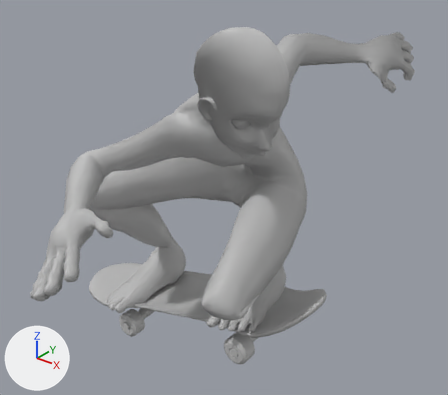
One commit to the FBX model Assets/Models/Character/Animations/NollieHeelflipStepped.fbx: the scene before it, then after it.
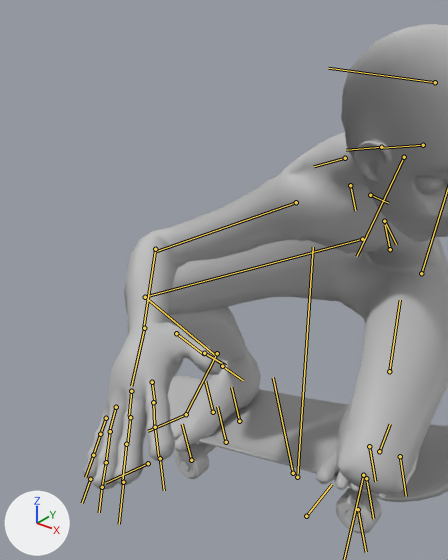
There are two pictures of each version: one whole from a 50 mm lens placed at (1.033, -1.21, 1.983), pointed at (0.019, 0.059, 1.197), one close up from a 50 mm lens placed at (0.561, -0.978, 1.79), pointed at (0.137, -0.449, 1.462). The axes (+X, +Y, +Z) are drawn at lower left. The lights are the same throughout. Both versions are drawn at frame 38 of the action 'Take 001'; the numbers are the values there. The bones that bend it are drawn over the model as lines in the close-ups.

The first close-up shows 'Skater', 'board_geo'.
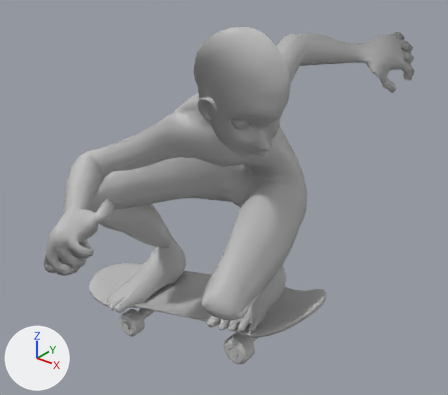
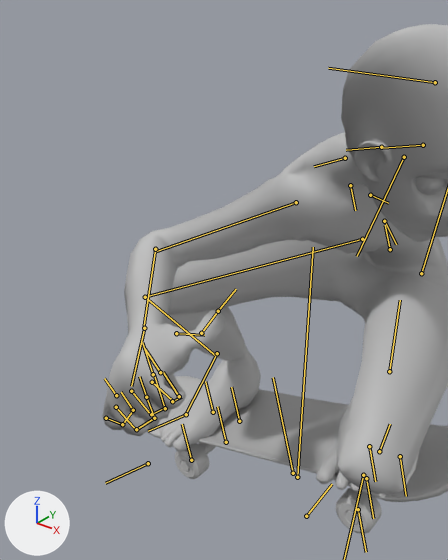
What differs and where, as boxes [x1, y1, x2, y2] in the close-ups (448 x 560 px):
'Skater', posed
    before: [83, 24, 448, 494]
    after: [103, 24, 448, 494]
bone 'JNT_ThumbKnuck01_R', root to tip
    before: (176, 333) to (205, 355)
    after: (176, 333) to (204, 335)
bone 'JNT_ThumbKnuck02_R', root to tip
    before: (204, 353) to (225, 365)
    after: (201, 333) to (218, 310)
bone 'JNT_PointerKnuck01_R', root to tip
    before: (152, 382) to (155, 403)
    after: (152, 382) to (172, 400)
bone 'JNT_PointerKnuck02_R', root to tip
    before: (153, 402) to (154, 425)
    after: (172, 401) to (181, 397)
bone 'JNT_PointerKnuck03_R', root to tip
    before: (155, 427) to (158, 456)
    after: (179, 396) to (163, 372)
bone 'JNT_MIddleKnuck01_R', root to tip
    before: (131, 391) to (129, 416)
    after: (131, 391) to (151, 415)
bone 'JNT_MIddleKnuck02_R', root to tip
    before: (130, 417) to (127, 444)
    after: (151, 414) to (165, 407)
bone 'JNT_MIddleKnuck03_R', root to tip
    before: (126, 444) to (122, 481)
    after: (165, 408) to (154, 374)
bone 'JNT_RingKnuck01_R', root to tip
    before: (116, 407) to (109, 431)
    after: (116, 407) to (136, 430)
bone 'JNT_RingKnuck02_R', root to tip
    before: (110, 431) to (106, 462)
    after: (136, 429) to (154, 418)
bone 'JNT_RingKnuck03_R', root to tip
    before: (106, 462) to (102, 486)
    after: (154, 418) to (146, 397)
bone 'JNT_PinkyKnuck01_R', root to tip
    before: (106, 418) to (100, 434)
    after: (106, 418) to (122, 424)
bone 'JNT_PinkyKnuck02_R', root to tip
    before: (100, 434) to (93, 454)
    after: (122, 424) to (133, 410)
bone 'JNT_PinkyKnuck03_R', root to tip
    before: (93, 455) to (85, 477)
    after: (133, 410) to (121, 392)

The change, as a diff of the scene's bpy script:
```diff
--- a/Assets/Models/Character/Animations/NollieHeelflipStepped.fbx.py
+++ b/Assets/Models/Character/Animations/NollieHeelflipStepped.fbx.py
@@ bone_jnt_thumbknuck01_r @@
 bone_jnt_thumbknuck01_r = bpy.data.objects['SkaterRig_grp'].pose.bones['JNT_ThumbKnuck01_R']  # child of 'JNT_Wrist_R'
-bone_jnt_thumbknuck01_r.rotation_quaternion = (1.0, 0.0, 0.0, 0.0)  # degrees (0, 0, 0)
+bone_jnt_thumbknuck01_r.rotation_quaternion = (0.938, -0.261, 0.22, 0.061)  # degrees (-31, 26, 0)
@@ bone_jnt_thumbknuck02_r @@
 bone_jnt_thumbknuck02_r = bpy.data.objects['SkaterRig_grp'].pose.bones['JNT_ThumbKnuck02_R']  # child of 'JNT_ThumbKnuck01_R'
-bone_jnt_thumbknuck02_r.rotation_quaternion = (1.0, 0.0, 0.0, 0.0)  # degrees (0, 0, 0)
+bone_jnt_thumbknuck02_r.rotation_quaternion = (0.868, -0.496, 0.0, 0.0)  # degrees (-59, 0, 0)
@@ bone_jnt_pointerknuck01_r @@
 bone_jnt_pointerknuck01_r = bpy.data.objects['SkaterRig_grp'].pose.bones['JNT_PointerKnuck01_R']  # child of 'JNT_Wrist_R'
-bone_jnt_pointerknuck01_r.rotation_quaternion = (1.0, 0.0, 0.0, 0.0)  # degrees (0, 0, 0)
+bone_jnt_pointerknuck01_r.rotation_quaternion = (0.816, 0.571, -0.074, 0.052)  # degrees (70, -10, 0)
@@ bone_jnt_pointerknuck02_r @@
 bone_jnt_pointerknuck02_r = bpy.data.objects['SkaterRig_grp'].pose.bones['JNT_PointerKnuck02_R']  # child of 'JNT_PointerKnuck01_R'
-bone_jnt_pointerknuck02_r.rotation_quaternion = (1.0, 0.0, 0.0, 0.0)  # degrees (0, 0, 0)
+bone_jnt_pointerknuck02_r.rotation_quaternion = (0.819, 0.574, 0.0, 0.0)  # degrees (70, 0, 0)
@@ bone_jnt_pointerknuck03_r @@
 bone_jnt_pointerknuck03_r = bpy.data.objects['SkaterRig_grp'].pose.bones['JNT_PointerKnuck03_R']  # child of 'JNT_PointerKnuck02_R'
-bone_jnt_pointerknuck03_r.rotation_quaternion = (1.0, 0.0, 0.0, 0.0)  # degrees (0, 0, 0)
+bone_jnt_pointerknuck03_r.rotation_quaternion = (0.819, 0.574, 0.0, 0.0)  # degrees (70, 0, 0)
@@ bone_jnt_middleknuck01_r @@
 bone_jnt_middleknuck01_r = bpy.data.objects['SkaterRig_grp'].pose.bones['JNT_MIddleKnuck01_R']  # child of 'JNT_Wrist_R'
-bone_jnt_middleknuck01_r.rotation_quaternion = (1.0, 0.0, 0.0, 0.0)  # degrees (0, 0, 0)
+bone_jnt_middleknuck01_r.rotation_quaternion = (0.819, 0.574, 0.0, 0.0)  # degrees (70, 0, 0)
@@ bone_jnt_middleknuck02_r @@
 bone_jnt_middleknuck02_r = bpy.data.objects['SkaterRig_grp'].pose.bones['JNT_MIddleKnuck02_R']  # child of 'JNT_MIddleKnuck01_R'
-bone_jnt_middleknuck02_r.rotation_quaternion = (1.0, 0.0, 0.0, 0.0)  # degrees (0, 0, 0)
+bone_jnt_middleknuck02_r.rotation_quaternion = (0.819, 0.574, 0.0, 0.0)  # degrees (70, 0, 0)
@@ bone_jnt_middleknuck03_r @@
 bone_jnt_middleknuck03_r = bpy.data.objects['SkaterRig_grp'].pose.bones['JNT_MIddleKnuck03_R']  # child of 'JNT_MIddleKnuck02_R'
-bone_jnt_middleknuck03_r.rotation_quaternion = (1.0, 0.0, 0.0, 0.0)  # degrees (0, 0, 0)
+bone_jnt_middleknuck03_r.rotation_quaternion = (0.819, 0.574, 0.0, 0.0)  # degrees (70, 0, 0)
@@ bone_jnt_ringknuck01_r @@
 bone_jnt_ringknuck01_r = bpy.data.objects['SkaterRig_grp'].pose.bones['JNT_RingKnuck01_R']  # child of 'JNT_Wrist_R'
-bone_jnt_ringknuck01_r.rotation_quaternion = (1.0, 0.0, 0.0, 0.0)  # degrees (0, 0, 0)
+bone_jnt_ringknuck01_r.rotation_quaternion = (0.819, 0.574, 0.0, 0.0)  # degrees (70, 0, 0)
@@ bone_jnt_ringknuck02_r @@
 bone_jnt_ringknuck02_r = bpy.data.objects['SkaterRig_grp'].pose.bones['JNT_RingKnuck02_R']  # child of 'JNT_RingKnuck01_R'
-bone_jnt_ringknuck02_r.rotation_quaternion = (1.0, 0.0, 0.0, 0.0)  # degrees (0, 0, 0)
+bone_jnt_ringknuck02_r.rotation_quaternion = (0.819, 0.574, 0.0, 0.0)  # degrees (70, 0, 0)
@@ bone_jnt_ringknuck03_r @@
 bone_jnt_ringknuck03_r = bpy.data.objects['SkaterRig_grp'].pose.bones['JNT_RingKnuck03_R']  # child of 'JNT_RingKnuck02_R'
-bone_jnt_ringknuck03_r.rotation_quaternion = (1.0, 0.0, 0.0, 0.0)  # degrees (0, 0, 0)
+bone_jnt_ringknuck03_r.rotation_quaternion = (0.819, 0.574, 0.0, 0.0)  # degrees (70, 0, 0)
@@ bone_jnt_pinkyknuck01_r @@
 bone_jnt_pinkyknuck01_r = bpy.data.objects['SkaterRig_grp'].pose.bones['JNT_PinkyKnuck01_R']  # child of 'JNT_Wrist_R'
-bone_jnt_pinkyknuck01_r.rotation_quaternion = (1.0, 0.0, 0.0, 0.0)  # degrees (0, 0, 0)
+bone_jnt_pinkyknuck01_r.rotation_quaternion = (0.697, 0.717, 0.0, 0.0)  # degrees (92, 0, 0)
@@ bone_jnt_pinkyknuck02_r @@
 bone_jnt_pinkyknuck02_r = bpy.data.objects['SkaterRig_grp'].pose.bones['JNT_PinkyKnuck02_R']  # child of 'JNT_PinkyKnuck01_R'
-bone_jnt_pinkyknuck02_r.rotation_quaternion = (1.0, 0.0, 0.0, 0.0)  # degrees (0, 0, 0)
+bone_jnt_pinkyknuck02_r.rotation_quaternion = (0.819, 0.574, 0.0, 0.0)  # degrees (70, 0, 0)
@@ bone_jnt_pinkyknuck03_r @@
 bone_jnt_pinkyknuck03_r = bpy.data.objects['SkaterRig_grp'].pose.bones['JNT_PinkyKnuck03_R']  # child of 'JNT_PinkyKnuck02_R'
-bone_jnt_pinkyknuck03_r.rotation_quaternion = (1.0, 0.0, 0.0, 0.0)  # degrees (0, 0, 0)
+bone_jnt_pinkyknuck03_r.rotation_quaternion = (0.819, 0.574, 0.0, 0.0)  # degrees (70, 0, 0)
```
